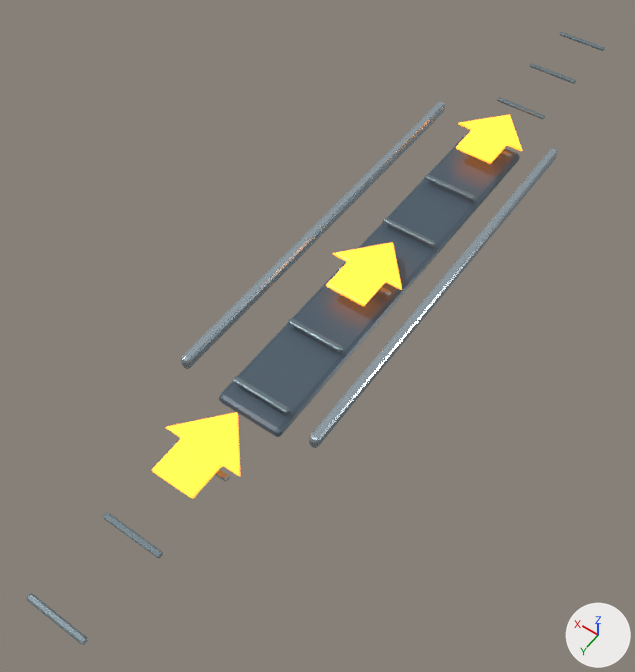
Before and after pictures for a commit that changed the FBX model Art/PR3D/Exports/Rails/PR3D_Rail_Straight_5p28.fbx.
Rendered twice from a 50 mm camera at (-1.73, 0.47, 4.0) aimed at (0.11, -2.1, -0.05). Every picture has the same lights, and +X, +Y and +Z are marked at lower right. The first picture is the older version. Where no turn or scale is listed for an object, it has been applied to the vertices. Vertices at exactly the same position are counted once.

In view in the first picture: 'Arrow_Straight_02', 'Arrow_Straight_05', 'Arrow_Straight_08', 'Visual_StraightDeck', 'Visual_StraightRail_L', 'Visual_StraightRail_R' and 12 more.
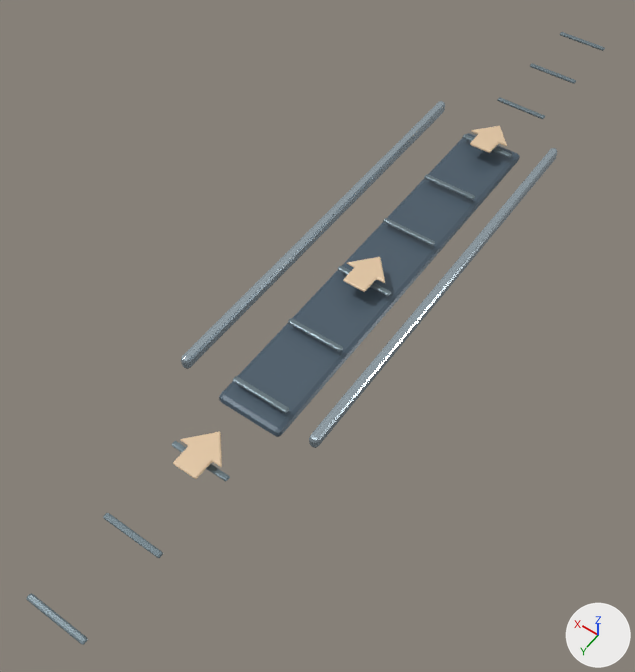
Boxes [x1, y1, x2, y2] around the edits, measured in the pictures (635 x 672 px):
'Arrow_Straight_02', recoloured, surface changed, reshaped (44% narrower, 45% shorter): before [152, 412, 240, 499]; after [173, 432, 222, 479]
'Arrow_Straight_05', recoloured, surface changed, reshaped (44% narrower, 45% shorter): before [326, 242, 402, 306]; after [343, 257, 385, 292]
'Arrow_Straight_08', recoloured, surface changed, reshaped (43% narrower, 44% shorter): before [456, 115, 522, 164]; after [470, 126, 507, 153]

The change in detail:
Material 'PR3D_MAT_RailArrow' (mat_pr3d_mat_railarrow) changes colour from yellow #ffd345 to beige #e5c8a6; in linear values from (1.0, 0.65, 0.06) to (0.78, 0.58, 0.38).
In material 'PR3D_MAT_RailArrow' (mat_pr3d_mat_railarrow), emission_color is no longer (1.0, 0.22, 0.01), orange #ff8119.
In material 'PR3D_MAT_RailArrow' (mat_pr3d_mat_railarrow), emission_strength is no longer 2.2.
me_arrow_straight_05_mesh_001 is used by ob_arrow_straight_05; location (0.0, 0.0, 0.0).
me_arrow_straight_05_mesh_001 had 80 vertices, 74 faces and spanned x -0.235..0.235, y -2.694..-2.2, z 0.28..0.305.
me_arrow_straight_05_mesh_001 now has 80 vertices, 74 faces and spans x -0.132..0.132, y -2.561..-2.29, z 0.28..0.298.
me_arrow_straight_05_mesh_001 part 1: 80 of 80 vertices moved; they spanned x -0.235..0.235, y -2.694..-2.2, z 0.28..0.305 and now span x -0.132..0.132, y -2.561..-2.29, z 0.28..0.298; mean shift (0.0, 0.005, -0.003).
me_arrow_straight_02_mesh_001 is used by ob_arrow_straight_02; location (0.0, 0.0, 0.0).
me_arrow_straight_02_mesh_001 had 80 vertices, 74 faces and spanned x -0.235..0.235, y -1.254..-0.76, z 0.28..0.305.
me_arrow_straight_02_mesh_001 now has 80 vertices, 74 faces and spans x -0.132..0.132, y -1.121..-0.85, z 0.28..0.298.
me_arrow_straight_02_mesh_001 part 2: 80 of 80 vertices moved; they spanned x -0.235..0.235, y -1.254..-0.76, z 0.28..0.305 and now span x -0.132..0.132, y -1.121..-0.85, z 0.28..0.298; mean shift (0.0, 0.005, -0.003).
me_arrow_straight_08_mesh_001 is used by ob_arrow_straight_08; location (0.0, 0.0, 0.0).
me_arrow_straight_08_mesh_001 had 80 vertices, 74 faces and spanned x -0.235..0.235, y -4.134..-3.64, z 0.28..0.305.
me_arrow_straight_08_mesh_001 now has 80 vertices, 74 faces and spans x -0.132..0.132, y -4.001..-3.73, z 0.28..0.298.
me_arrow_straight_08_mesh_001 part 3: 80 of 80 vertices moved; they spanned x -0.235..0.235, y -4.134..-3.64, z 0.28..0.305 and now span x -0.132..0.132, y -4.001..-3.73, z 0.28..0.298; mean shift (0.0, 0.005, -0.003).
